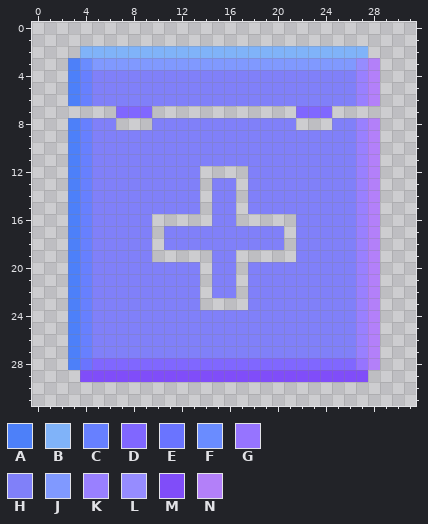
One commit to this pixel-art file: Assets/Sprites/Crates/_HealthCrate.aseprite. The picture above is the old version.
32x32 pixels, 1 frame.
Palette (. is transparent): A #4d80f9  B #80b3f9  C #6780ff  D #8067ff  E #6a74ff  F #6a8cff  G #9674ff  H #8080f9  J #8099ff  K #9980ff  L #968cff  M #804df9  N #b380f9
Pixels before, first column x 3:
 2 .BBBBBBBBBBBBBBBBBBBBBBBB.
 3 AFJJJJJJJJJJJJJJJJJJJJJJLN
 4 ACHHHHHHHHHHHHHHHHHHHHHHKN
 5 ACHHHHHHHHHHHHHHHHHHHHHHKN
 6 ACHHHHHHHHHHHHHHHHHHHHHHKN
 7 ....DDD............DDD....
 8 ACHH...HHHHHHHHHHHH...HHKN
 9 ACHHHHHHHHHHHHHHHHHHHHHHKN
10 ACHHHHHHHHHHHHHHHHHHHHHHKN
11 ACHHHHHHHHHHHHHHHHHHHHHHKN
12 ACHHHHHHHHH....HHHHHHHHHKN
13 ACHHHHHHHHH.HH.HHHHHHHHHKN
14 ACHHHHHHHHH.HH.HHHHHHHHHKN
15 ACHHHHHHHHH.HH.HHHHHHHHHKN
16 ACHHHHH.....HH.....HHHHHKN
17 ACHHHHH.HHHHHHHHHH.HHHHHKN
18 ACHHHHH.HHHHHHHHHH.HHHHHKN
19 ACHHHHH.....HH.....HHHHHKN
20 ACHHHHHHHHH.HH.HHHHHHHHHKN
21 ACHHHHHHHHH.HH.HHHHHHHHHKN
22 ACHHHHHHHHH.HH.HHHHHHHHHKN
23 ACHHHHHHHHH....HHHHHHHHHKN
24 ACHHHHHHHHHHHHHHHHHHHHHHKN
25 ACHHHHHHHHHHHHHHHHHHHHHHKN
26 ACHHHHHHHHHHHHHHHHHHHHHHKN
27 ACHHHHHHHHHHHHHHHHHHHHHHKN
28 AEDDDDDDDDDDDDDDDDDDDDDDGN
29 .MMMMMMMMMMMMMMMMMMMMMMMM.
After:
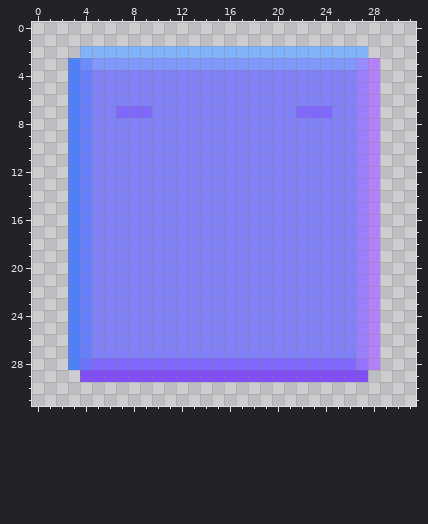
The author wrote: death normals, crate normals
The exact change:
Changed rows in their new state; - is an unchanged pixel.
Layer "Normal":
first column x 3:
 7 ACHH---HHHHHHHHHHHH---HHKN
 8 ----HHH------------HHH----
first column x 10:
12 ----HHHH----
13 ----H--H----
14 ----H--H----
15 ----H--H----
16 HHHHH--HHHHH
17 H----------H
18 H----------H
19 HHHHH--HHHHH
20 ----H--H----
21 ----H--H----
22 ----H--H----
23 ----HHHH----
Where, in picture pixels (left, top, right, bottom), the same in both pictures:
added: (68, 106, 380, 130)
added: (152, 166, 296, 310)
